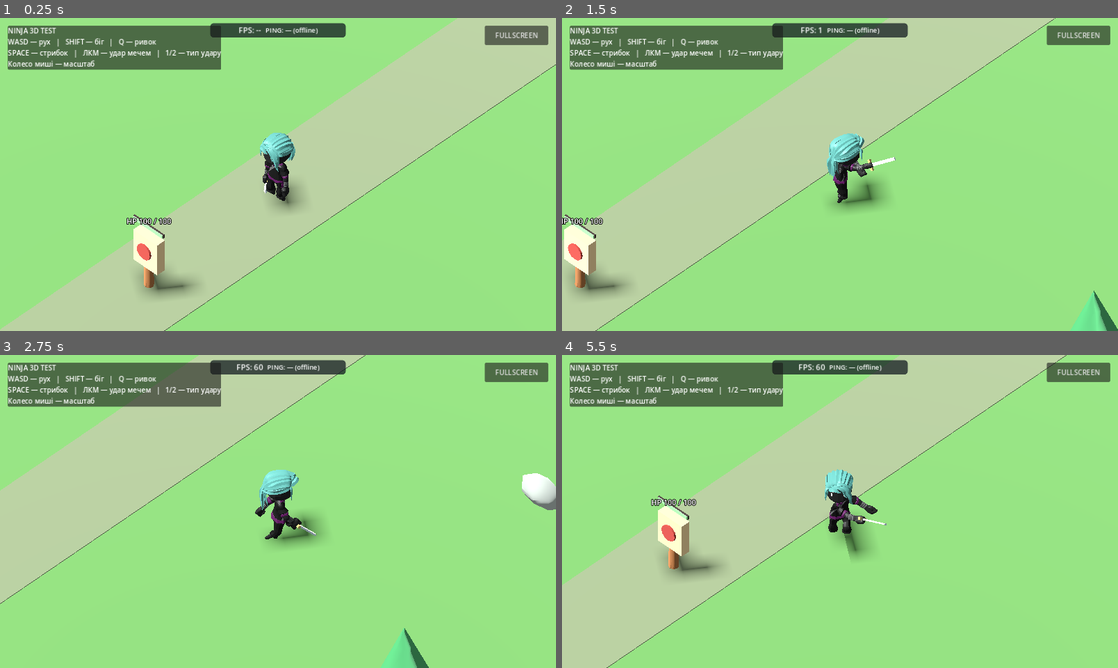
Above: before the commit, frames 1-4 (two rows, left to right).
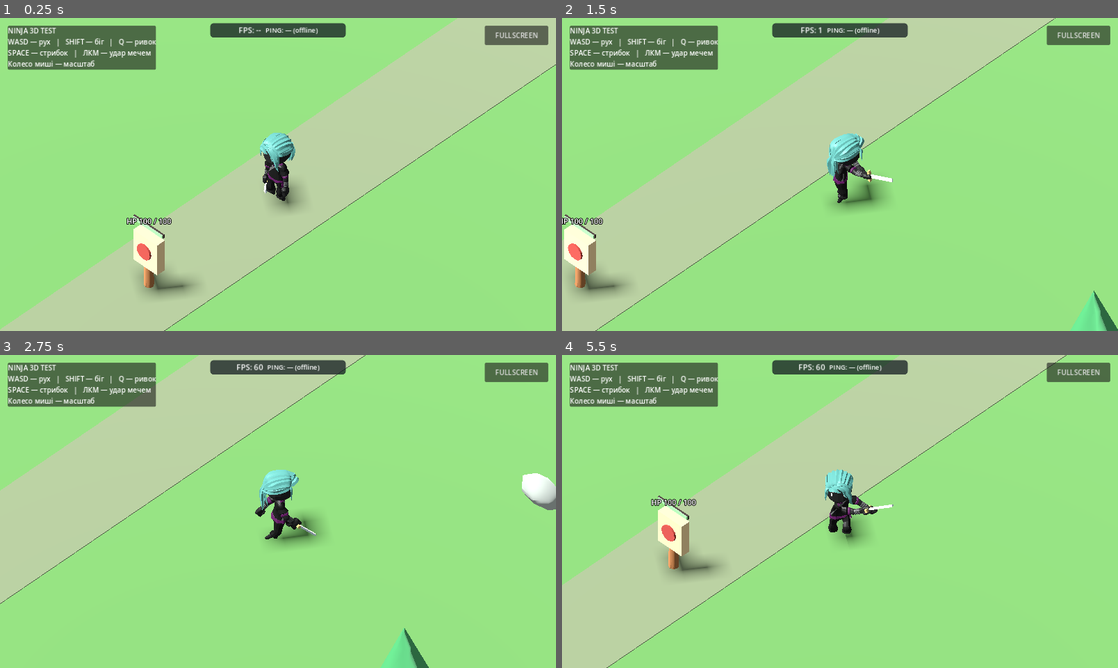
Above: after the commit, the same moments.

Repository: levian47/riskfate-3d-pro
Game: Godot game, scene res://main.tscn
The game is run twice, just before and just after one commit, with the same random seed, the same clock (stepped at 60 frames per second) and the same inputs.
Inputs (mouse positions are in pixels of both pictures, inside the frame that each line leads up to):
- Up to frame 1 (0.25 s): no input
- Up to frame 2 (1.5 s): tap Enter at 0.5 s; move the mouse to (962, 158) at 0.52 s; hold D 0.53-1.25 s; tap 1 at 0.6 s; click (962, 158) at 0.67 s; tap Space at 0.77 s; tap 2 at 0.8 s; drag from (728, 190) to (812, 237) at 1.27 s
- Up to frame 3 (2.75 s): move the mouse to (333, 442) at 2.02 s; hold D from 2.03 s (still down); tap 1 at 2.1 s; tap 2 at 2.3 s
- Up to frame 4 (5.5 s): release D at 2.75 s; drag from (812, 574) to (673, 464) at 2.77 s; move the mouse to (1006, 558) at 3.52 s; hold A 3.53-4.25 s; hold Shift 3.53-4.25 s; tap Space at 3.77 s; tap 2 at 3.8, 5.3 s; drag from (673, 464) to (756, 433) at 4.27 s; move the mouse to (867, 511) at 5.02 s; hold S from 5.03 s (still down); tap 1 at 5.1 s; click (867, 511) at 5.17 s

The runs differ from the first frame. In frame 1, 1.7% of the frame differs, in the area x 27-40%, y 2-17%; in frame 2, 1.9%; in frame 3, 1.7%; in frame 4, 2.2%, in the area x 27-60%, y 2-66%.

Commit message:
feat: test sweeping sword attack only while retaining approved standard clip

Diff:
--- a/main.gd
+++ b/main.gd
@@ -60,8 +60,6 @@
 var attack_time_left := 0.0
 var attack_duration := 0.0
 var attack_hit_pending := false
-# 0 = approved Standard, 1 = experimental Sweeping. Not camera-dependent.
-var attack_variant := 0
 var coyote_left := 0.0
 var jump_buffer_left := 0.0
 var jump_was_pressed := false
@@ -176,12 +174,6 @@
 
 
 func _unhandled_input(event: InputEvent) -> void:
-	if event is InputEventKey and event.pressed and not event.echo and event.keycode == KEY_1:
-		_set_attack_variant(0)
-		return
-	if event is InputEventKey and event.pressed and not event.echo and event.keycode == KEY_2:
-		_set_attack_variant(1)
-		return
 	if event is InputEventKey and event.pressed and not event.echo and event.keycode == KEY_Q:
 		_start_dash()
 		return
@@ -260,15 +252,6 @@
 		_setup_animation_tree(model)
 	else:
 		push_warning("AnimationPlayer not found in imported model")
-
-func _set_attack_variant(variant: int) -> void:
-	# Selection is allowed only between attacks; never change a live swing.
-	if variant < 0 or variant > 1 or attack_time_left > 0.0:
-		return
-	attack_variant = variant
-	if animation_tree != null:
-		animation_tree.set("parameters/AttackVariant/blend_amount", float(variant))
-
 
 func _start_attack() -> void:
 	if animation_tree == null or attack_time_left > 0.0:
@@ -529,14 +512,12 @@
 	if sweeping_clip.is_empty():
 		push_error("Could not build the sweeping sword slash")
 		return
-	attack_clip_name = retained_clip
+	# Keep the approved standard clip in AnimationPlayer for future use.
+	# For this playtest, the only active combat node runs SweepingSwordSlash.
+	attack_clip_name = sweeping_clip
 	var attack_clip := animator.get_animation(attack_clip_name)
 	var attack_node := AnimationNodeAnimation.new()
 	attack_node.animation = attack_clip_name
-	var sweeping_node := AnimationNodeAnimation.new()
-	sweeping_node.animation = sweeping_clip
-	var attack_selector := AnimationNodeBlend2.new()
-	attack_selector.sync = false
 	var attack_speed := AnimationNodeTimeScale.new()
 	var attack_layer := AnimationNodeOneShot.new()
 	attack_layer.fadein_time = 0.06
@@ -556,13 +537,9 @@
 		return
 
 	root.add_node("SwordSlash", attack_node)
-	root.add_node("SweepingSwordSlash", sweeping_node)
-	root.add_node("AttackVariant", attack_selector)
 	root.add_node("AttackSpeed", attack_speed)
 	root.add_node("Attack", attack_layer)
-	root.connect_node("AttackVariant", 0, "SwordSlash")
-	root.connect_node("AttackVariant", 1, "SweepingSwordSlash")
-	root.connect_node("AttackSpeed", 0, "AttackVariant")
+	root.connect_node("AttackSpeed", 0, "SwordSlash")
 	root.connect_node("Attack", 0, "Locomotion")
 	root.connect_node("Attack", 1, "AttackSpeed")
 	root.connect_node("output", 0, "Attack")
@@ -575,7 +552,6 @@
 	animator.stop()
 	animation_tree.active = true
 	animation_tree.set("parameters/AttackSpeed/scale", ATTACK_SPEED)
-	animation_tree.set("parameters/AttackVariant/blend_amount", 0.0)
 	_set_locomotion("Idle")
 
 
@@ -684,7 +660,7 @@
 	panel.position = Vector2(18, 18)
 	canvas.add_child(panel)
 	var label := Label.new()
-	label.text = "NINJA 3D TEST\nWASD — рух   |   SHIFT — біг   |   Q — ривок\nSPACE — стрибок   |   ЛКМ — удар мечем   |   1/2 — тип удару\nКолесо миші — масштаб"
+	label.text = "NINJA 3D TEST\nWASD — рух   |   SHIFT — біг   |   Q — ривок\nSPACE — стрибок   |   ЛКМ — удар мечем\nКолесо миші — масштаб"
 	panel.add_child(label)
 	# Also expose fullscreen on desktop without relying on browser controls.
 	var fullscreen_button := Button.new()
